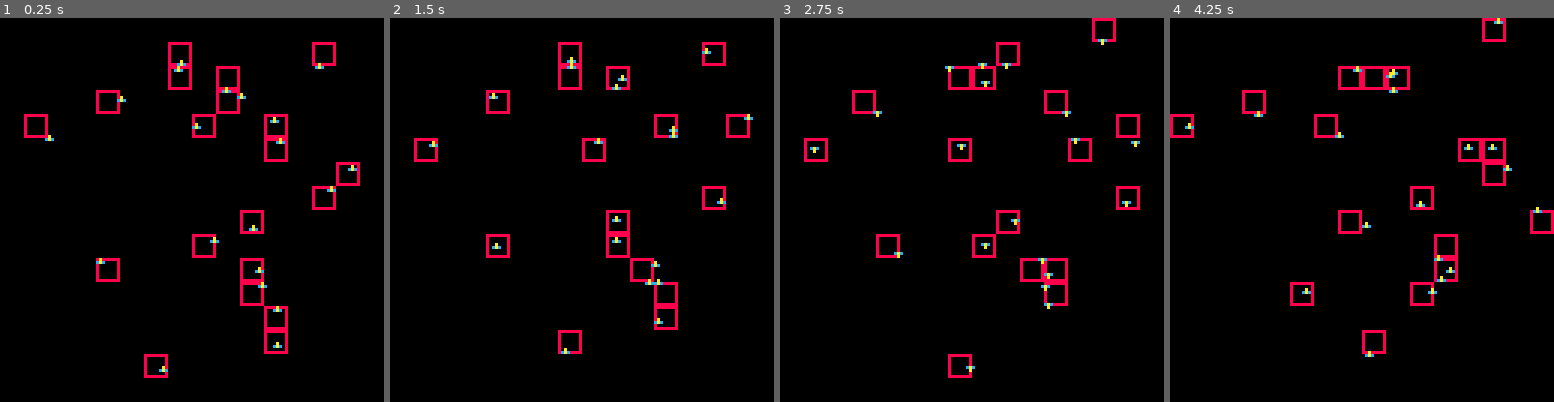
Above: before the commit, frames 1-4 (left to right).
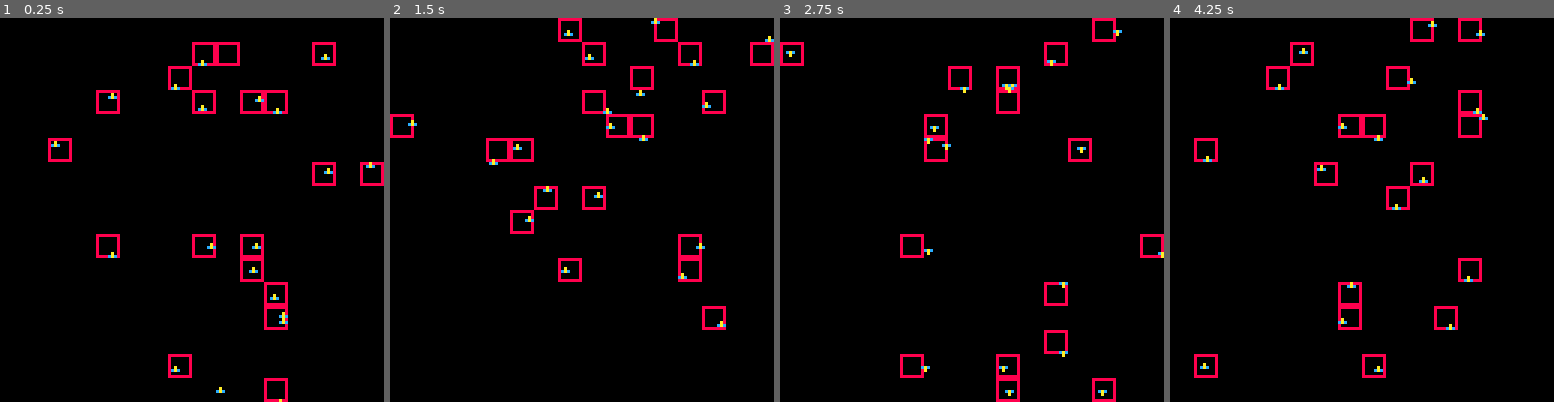
Above: after the commit, the same moments.

Repository: AdriRed/pico-8-carts
Game: PICO-8 cartridge projects/boids/boids.p8
Two runs of this game, one before a commit and one after it. Both use one fixed random seed, a clock stepped at 60 frames per second and the inputs below.
Inputs:
- Up to frame 1 (0.25 s): no input
- Up to frame 2 (1.5 s): no input
- Up to frame 3 (2.75 s): no input
- Up to frame 4 (4.25 s): no input

The runs differ from the first frame. In frame 1, 5.4% of the frame differs, in the area x 6-100%, y 6-100%; in frame 2, 7.0%, in the area x 0-100%, y 0-88%; in frame 3, 5.3%; in frame 4, 6.6%.

Commit message:
bizarre boid vertical movement

Diff:
--- a/projects/boids/boids.p8
+++ b/projects/boids/boids.p8
@@ -83,7 +83,7 @@
 end
 function m_vec:clamp(min, max)
   local absx, absy = abs(self.x), abs(self.y)
-  if (absx < min or absy < min) self:norm(min)
+  -- if (absx < min or absy < min) self:norm(min)
   if (absx > max or absx > max) self:norm(max)
 end
 function new_vec(x, y)
@@ -114,7 +114,8 @@
 end
 
 function m_boid:move()
-  local next_vel = new_vec(rnd_btw(-max_vel, max_vel), rnd_btw(-max_vel, max_vel))
+  local target = new_vec(self.pos.x + rnd_btw(-10, 10), self.pos.y + rnd_btw(-10, 10))
+  local next_vel = boid_steer(self, target)
   self.vel:add(next_vel)
   self.vel:clamp(min_vel, max_vel)
   self.pos:add(self.vel)
@@ -135,11 +136,20 @@
   self.state %= 2
 end
 
+function boid_steer(boid, target)
+  local desired = vec_sub(target, boid.pos)
+  desired:norm(max_vel)
+  local steer = vec_sub(desired, boid.vel)
+  return steer
+end
+
 function m_boid:neighbours(chunk_list)
   local arround = exam_chunks(self.chunk)
-  -- perform_calcs(arround, chunk_list)
   -- debug_surr_chunks(arround)
-end
+  -- perform_calcs
+    --
+end
+
 
 function debug_surr_chunks(list)
   for var in all(list) do
